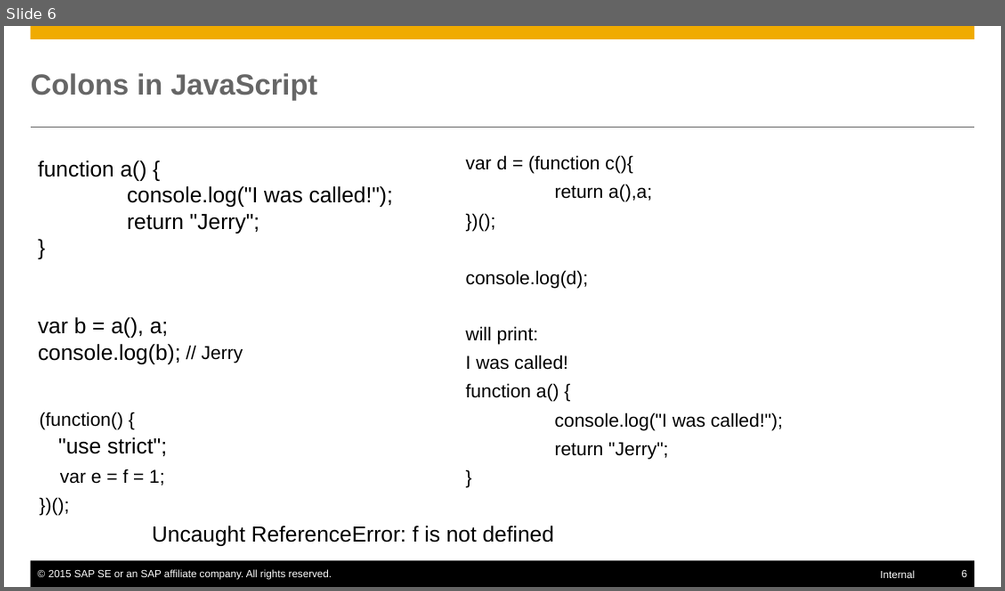
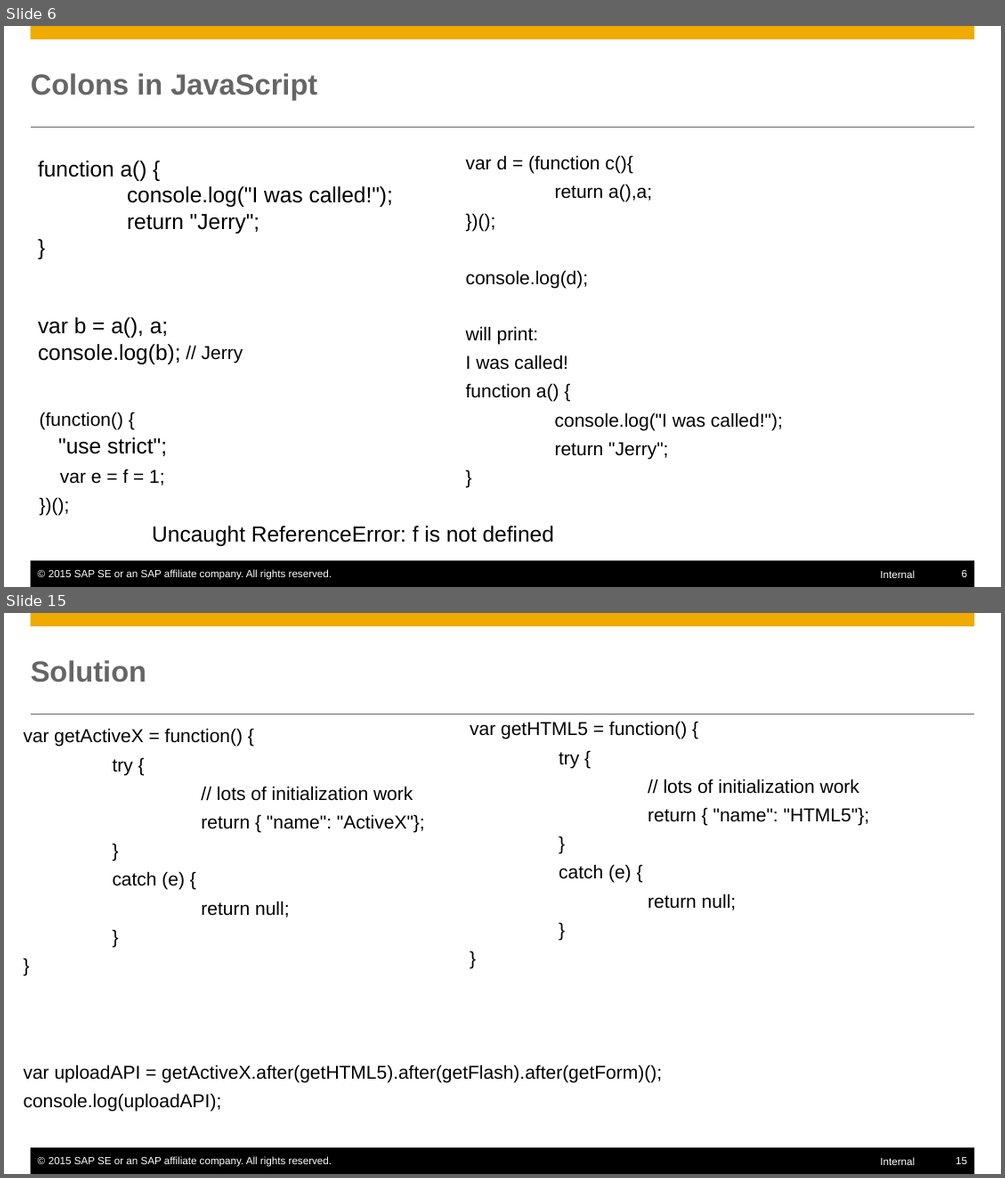
Before and after one commit to mxpang/jerryslide, a slide deck: 001_code_refact.pptx. Shown one above the other, each under a label of ours: slide 6 before the commit, slides 6 and 15 after it; the slides between them are not shown. The pictures are 1005x591 and 1005x1178 pixels, drawn with LibreOffice and Linux fonts; fonts in the diff are those of the drawing. Boxes give left, top, right and bottom in pixels: in the first picture for what was removed or moved away, otherwise in the second. Text is boxed around its words. In the diff, an @@ line names an element or a change of style, - is before the commit and + after.

```diff
--- a/001_code_refact.pptx
+++ b/001_code_refact.pptx
@@ slide 15 added at [4, 613, 1001, 1174], background #FFFFFF; not listed: 6 template elements that a slide beside it also shows @@
@@ title added at [31, 660, 146, 682], 28 pt, text #666666, bold @@
+Solution
@@ text added at [24, 728, 425, 917], 18 pt, text #000000 @@
+var getActiveX = function() {
+try {
+// lots of initialization work
+return { "name": "ActiveX"};
+}
+catch (e) {
+return null;
+}
+}
@@ text added at [469, 721, 869, 910], 18 pt, text #000000 @@
+var getHTML5 = function() {
+try {
+// lots of initialization work
+return { "name": "HTML5"};
+}
+catch (e) {
+return null;
+}
+}
@@ text added at [24, 1064, 662, 1111], 18 pt, text #000000 @@
+var uploadAPI = getActiveX.after(getHTML5).after(getFlash).after(getForm)();
+console.log(uploadAPI);
```
Also in this commit, not shown: 2 slides changed, 10 other slides added, 10 other files.
